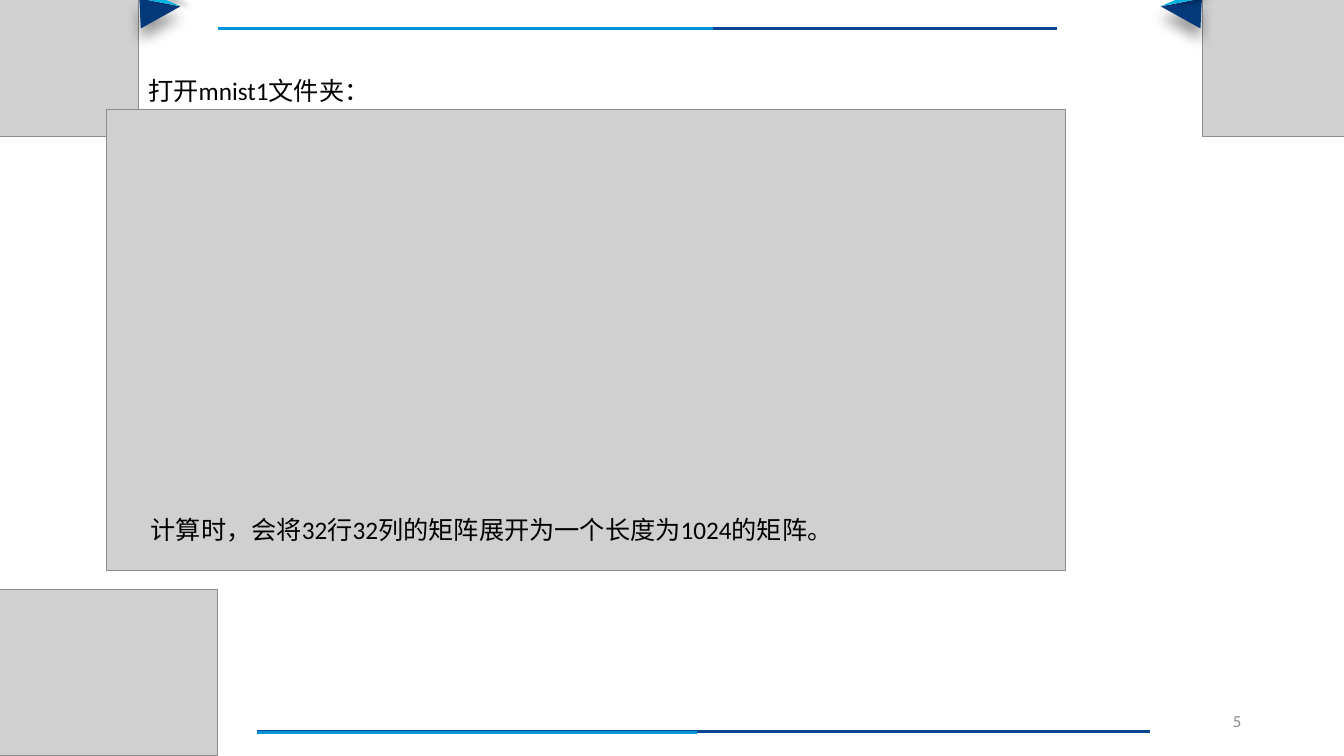
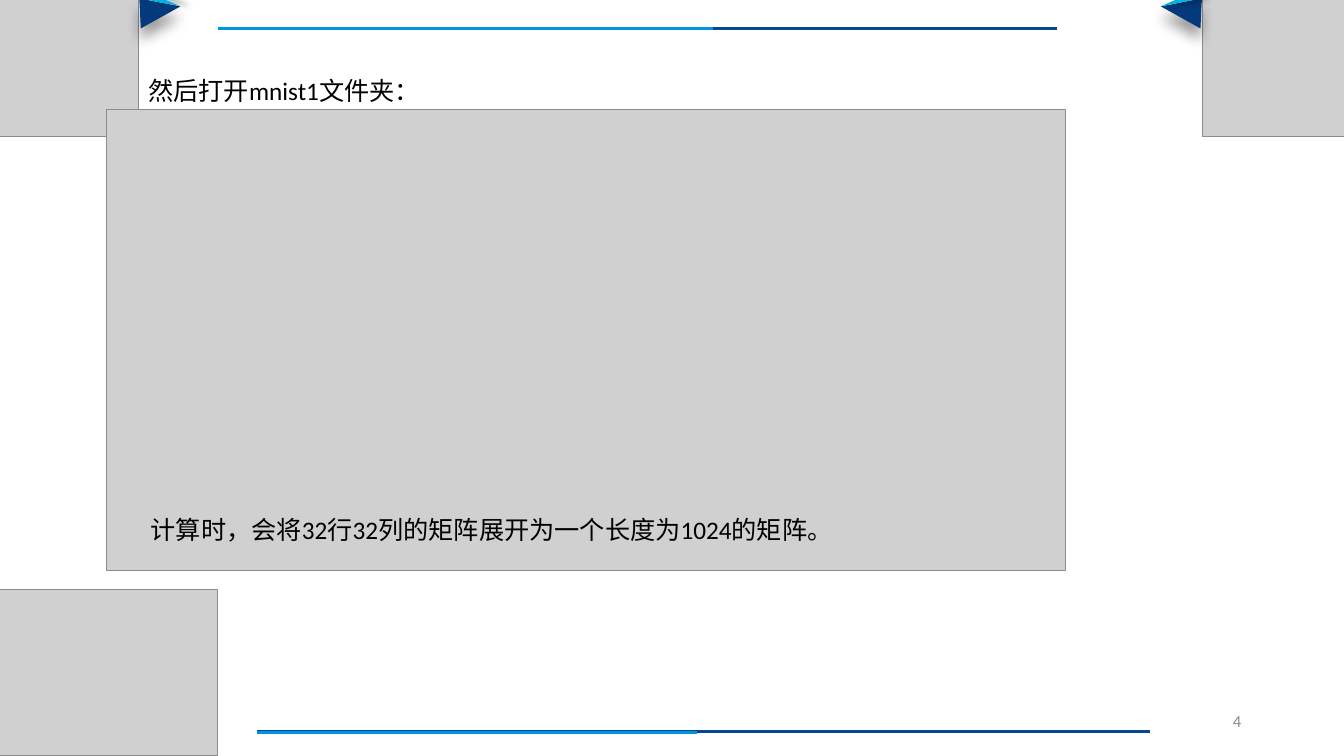
Before and after one commit to 01369668/kNN_HandwrittenNumberRecognition, a slide deck: slide 4 of directions/kNN算法demo介绍.pptx (slide 5 before the commit). Drawn at 1344x756 pixels with LibreOffice and Linux fonts; fonts in the diff are those of the drawing; grey boxes stand for pictures. Boxes give left, top, right and bottom in pixels: in the first picture for what was removed or moved away, otherwise in the second. Text is boxed around its words. In the diff, an @@ line names an element or a change of style, - is before the commit and + after.

```diff
--- a/directions/kNN算法demo介绍.pptx
+++ b/directions/kNN算法demo介绍.pptx
@@ text at (x1=148, y1=78, x2=420, y2=102): text changed @@
-打开mnist1文件夹：
+然后打开mnist1文件夹：
@@ page number at (x1=1233, y1=716, x2=1241, y2=727): text changed @@
-5
+4
```
Also in this commit, not shown: 3 other slides changed, 2 other files.
